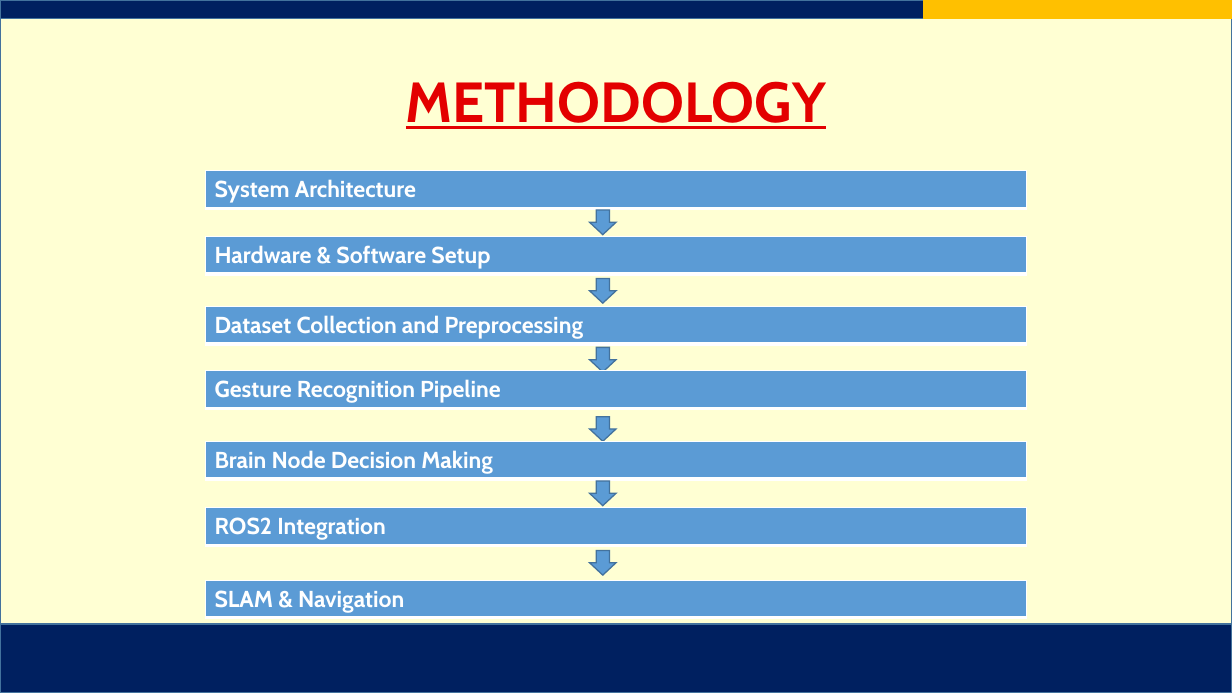
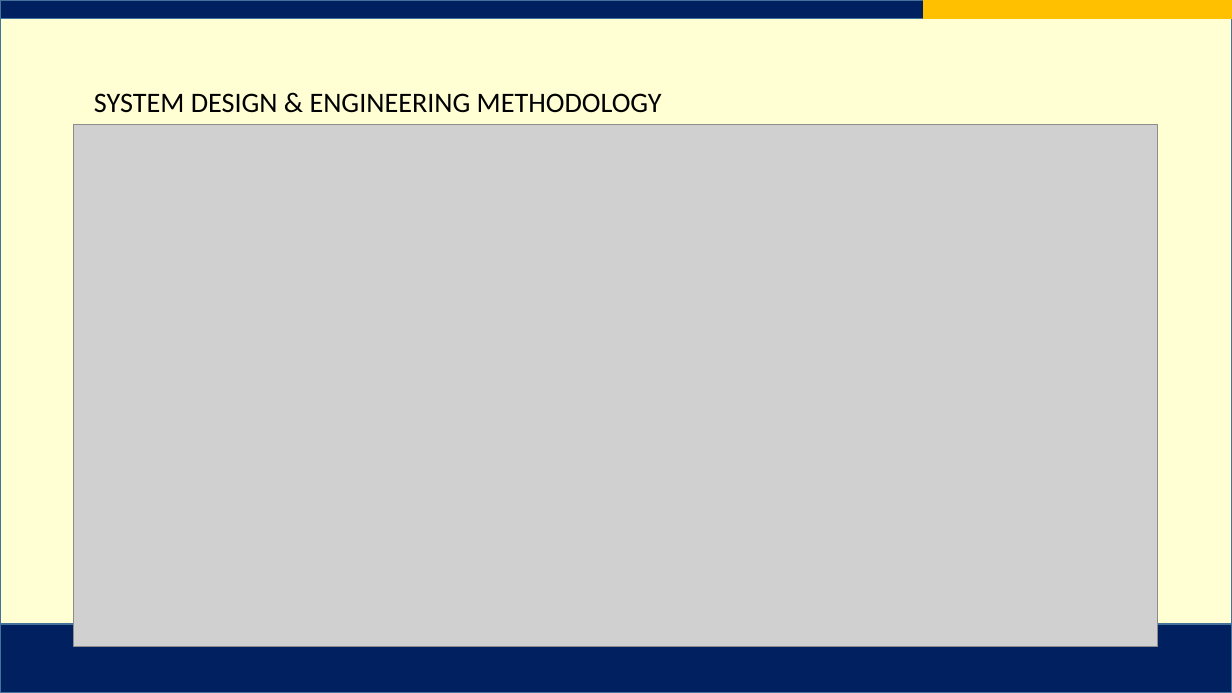
Before and after one commit to AJFACULTY/Intention-Recognition, a slide deck: slide 8 of write_up/Project Final Defense Slides_ENHANCED.pptx. Drawn at 1232x693 pixels with LibreOffice and Linux fonts; fonts in the diff are those of the drawing; grey boxes stand for pictures; background and template pictures are left out. Boxes give left, top, right and bottom in pixels: in the first picture for what was removed or moved away, otherwise in the second. Text is boxed around its words. In the diff, an @@ line names an element or a change of style, - is before the commit and + after.

Commit message:
fix(slides): eradicate text bleeding and replace static methodology with accepted 6-phase engineering framework diagram

```diff
--- a/write_up/Project Final Defense Slides_ENHANCED.pptx
+++ b/write_up/Project Final Defense Slides_ENHANCED.pptx
@@ title at box(94, 93, 662, 113): text changed; size 44 to 22 pt; font Cabin to Calibri; text colour gradient #E30000 to #760303 to #000000; bold off @@
-METHODOLOGY
+SYSTEM DESIGN & ENGINEERING METHODOLOGY
@@ picture added at box(74, 125, 1158, 647) @@
@@ table removed at box(205, 171, 1027, 208), 1 rows, 1 columns @@
-System Architecture
@@ table removed at box(205, 237, 1027, 274), 1 rows, 1 columns @@
-Hardware & Software Setup
@@ down arrow removed at box(590, 210, 616, 235) @@
@@ down arrow removed at box(590, 278, 616, 303) @@
@@ table removed at box(205, 307, 1027, 345), 1 rows, 1 columns @@
-Dataset Collection and Preprocessing
@@ down arrow removed at box(590, 348, 616, 372) @@
@@ table removed at box(205, 371, 1027, 409), 1 rows, 1 columns @@
-Gesture Recognition Pipeline
@@ down arrow removed at box(590, 417, 616, 442) @@
@@ table removed at box(205, 442, 1027, 480), 1 rows, 1 columns @@
-Brain Node Decision Making
@@ table removed at box(205, 508, 1027, 546), 1 rows, 1 columns @@
-ROS2 Integration
@@ down arrow removed at box(590, 482, 616, 506) @@
@@ down arrow removed at box(590, 551, 616, 576) @@
@@ table removed at box(205, 580, 1027, 618), 1 rows, 1 columns @@
-SLAM & Navigation
```
Also in this commit, not shown: 14 other slides changed, 4 other files.
